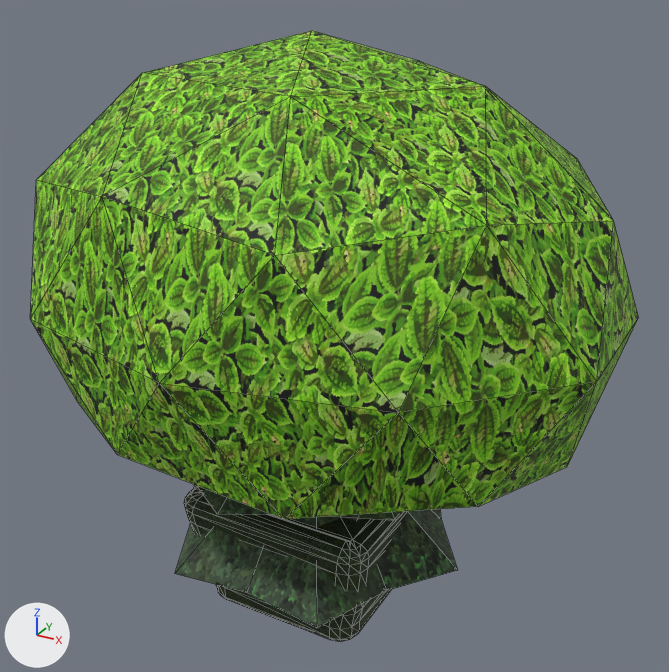
An edit to the glTF model common/game/tilesets/suburban_neighborhood/features/feature_tiles.glb, drawn before and after from the same camera.
One viewpoint serves both versions: a camera (50 mm lens) standing at (3.94, -6.78, 6.2) and looking at (0.15, 0.1, 2.76). Every picture has the same lights, and +X, +Y and +Z are marked at lower left. Mesh edges are drawn as thin lines. Objects named as collision shapes, trigger or cutter boxes, shadow casters or lower levels of detail are left out. Where no turn or scale is listed for an object, it has been applied to the vertices. Vertices at the same position are counted once.

Script lines for the objects in view, before the commit:
```python
mat_tree_leaf = principled_material('tree leaf')
mat_tree_leaf.texture = img_bumpy_textured_leaves
mat_tree_leaf.roughness = 0.75
me_cube_001 = bpy.data.meshes.new('Cube.001')
me_cube_001.from_pydata(...)  # 192 vertices, 380 faces; spans x -0.98..0.98, y -0.98..0.98, z 0.03..1.28
me_cube_001.materials.append(mat_dark_bush)  # picture img_leafy_bush_texture
me_cylinder = bpy.data.meshes.new('Cylinder')
me_cylinder.from_pydata(...)  # 66 vertices, 124 faces; spans x -2.71..2.71, y -2.2..2.2, z 0.0..5.45
# faces by material slot: [44, 80]
me_cylinder.materials.append(mat_bark)  # picture img_bark_texture
me_cylinder.materials.append(mat_tree_leaf)  # picture img_bumpy_textured_leaves
me_cylinder_002 = bpy.data.meshes.new('Cylinder.002')
me_cylinder_002.from_pydata(...)  # 76 vertices, 132 faces; spans x -1.53..1.53, y -1.55..1.42, z 0.05..4.3
# faces by material slot: [44, 88]
me_cylinder_002.materials.append(mat_bark)  # picture img_bark_texture
me_cylinder_002.materials.append(mat_evergreen_bush)  # picture img_evergreen_bush_texture_artistic
ob_evergreen_tree = bpy.data.objects.new('evergreen_tree', me_cylinder_002)
ob_evergreen_tree.location = (0.0, 0.0, 0.0)
ob_leafy_bush = bpy.data.objects.new('leafy_bush', me_cube_001)
ob_leafy_bush.location = (0.0, 0.0, 0.0)
ob_leafy_tree = bpy.data.objects.new('leafy_tree', me_cylinder)
ob_leafy_tree.location = (0.0, 0.0, 0.0)
```
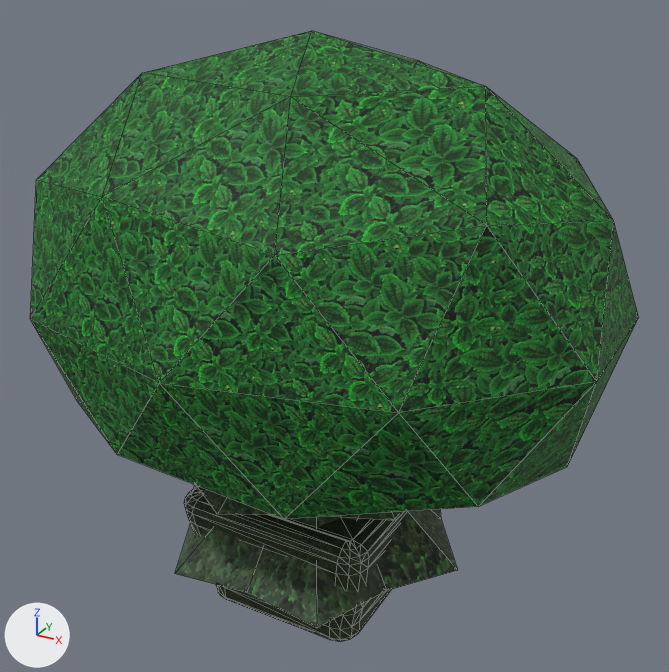
The change in detail:
Picture 'leaf_texture' (img_leaf_texture) is new.
Material 'tree leaf' (mat_tree_leaf) changes its picture from img_bumpy_textured_leaves to img_leaf_texture.
me_cylinder has 66 vertices, 124 faces and spans x -2.71..2.71, y -2.2..2.2, z 0.0..5.45.
me_cylinder is used by ob_leafy_tree; location (0.0, 0.0, 0.0).
me_cylinder part 1: texture (UV) coordinates of 124 of 124 faces, centred in x -2.66..2.66, y -1.95..1.95, z 0.0..5.23, changed; they spanned u -4.98..5.35, v -3.65..4.65 and now span u -4.7..5.71, v -4.57..5.55.

Where the change shows, as pixel boxes (x1, y1, x2, y2) in the pictures (669 x 672 px):
'leafy_tree', surface changed
    both: (30, 31, 639, 519)
